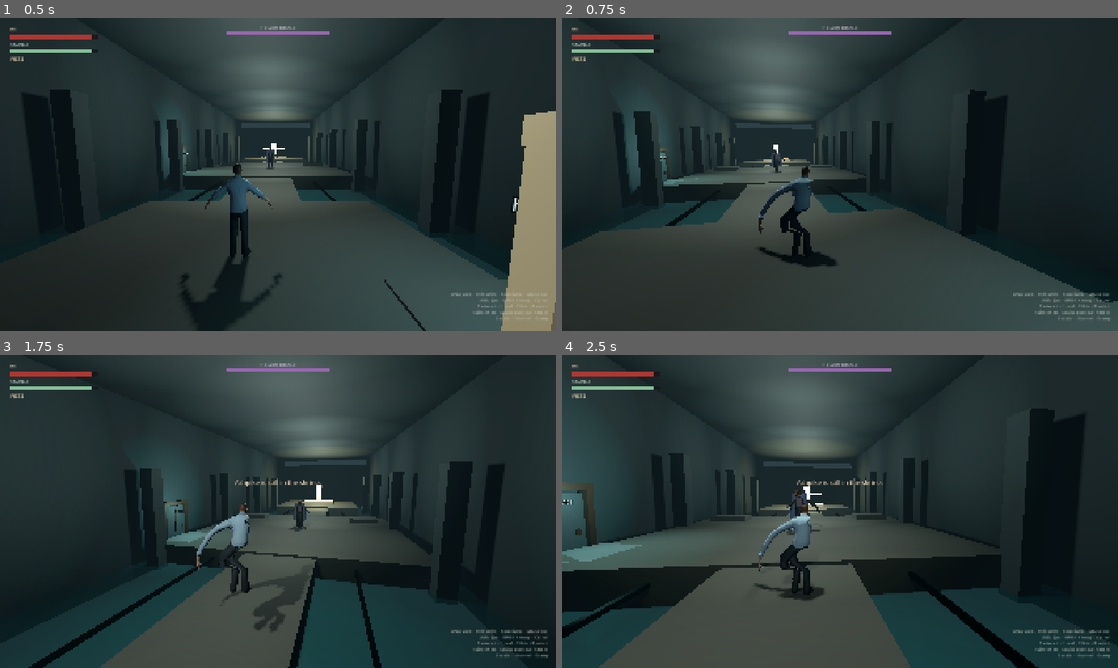
Above: before the commit, frames 1-4 (two rows, left to right).
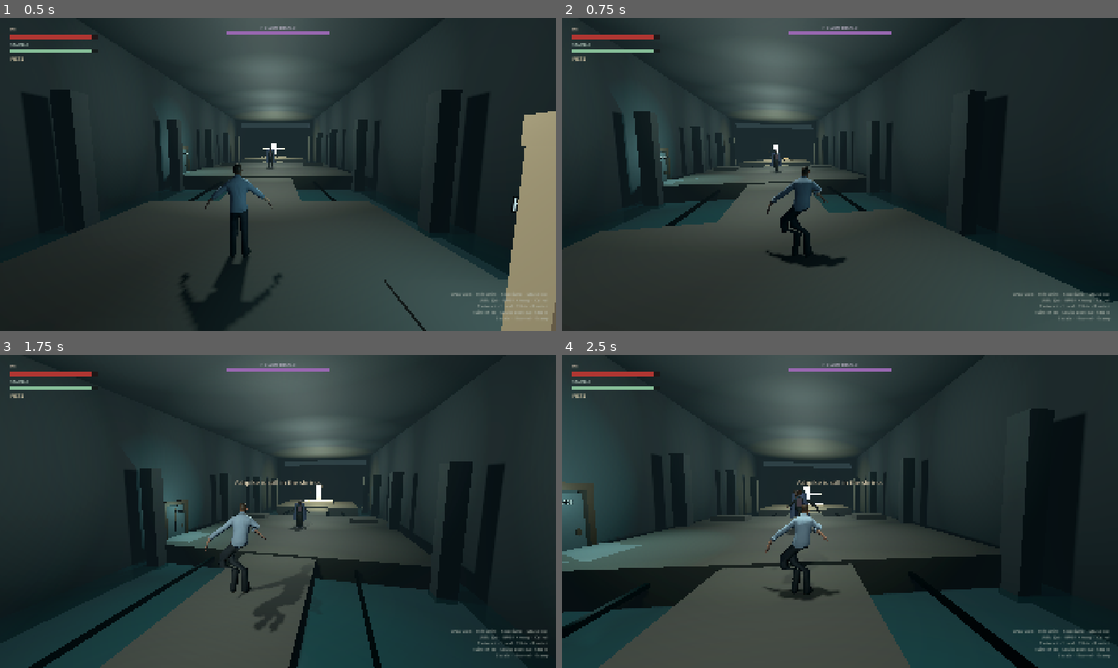
Above: after the commit, the same moments.

Repository: myat93/line7
Game: Godot game, scene res://main.tscn
Two runs of this game, one before a commit and one after it. Both use one fixed random seed, a clock stepped at 60 frames per second and the inputs below.
Inputs (mouse positions are in pixels of both pictures, inside the frame that each line leads up to):
- Up to frame 1 (0.5 s): no input
- Up to frame 2 (0.75 s): tap Enter at 0.5 s; move the mouse to (867, 174) at 0.52 s; hold W (move_forward) from 0.53 s (still down); hold Ctrl (roll) from 0.53 s (still down); click (867, 174) at 0.67 s
- Up to frame 3 (1.75 s): keep holding W (move_forward); tap Space (jump) at 0.77, 1.52 s; move the mouse to (250, 511) at 1.27 s; release Ctrl (roll) at 1.28 s; tap 1 (bind_ashpike) at 1.35 s; tap Ctrl (roll) at 1.55 s
- Up to frame 4 (2.5 s): keep holding W (move_forward); move the mouse to (851, 505) at 2.02 s; hold 2 (bind_fists) from 2.03 s (still down); tap Ctrl (roll) at 2.3 s

Frame 1 is identical in both runs. In frame 2, 0.3% of the frame differs, in the area x 35-51%, y 52-79%; in frame 3, 0.3%, in the area x 35-49%, y 51-79%; in frame 4, 0.3%.

Commit message:
Restore modest sprint hip lean so the torso still reads forward.
Co-authored-by: myat93 <myat93@users.noreply.github.com>

Diff:
--- a/characters/he/he.gd
+++ b/characters/he/he.gd
@@ -479,9 +479,10 @@
 	## Modest extras only — large ones stretch the 100×-IBM skin.
 	_pose_idle()
 	var swing := sin(_stride)
-	_part_rot("Torso", Vector3(0.0, swing * 0.04, -0.14))
+	_part_rot("Hips", Vector3(0.0, 0.0, -0.08))
+	_part_rot("Torso", Vector3(0.0, swing * 0.04, -0.16))
 	_part_rot("Head", Vector3(0.05, 0.0, 0.0))
-	## No hip roll / arm extras — those pulled the IBM sleeve across the back.
+	## No arm extras — those pulled the IBM sleeve across the back.
 	_part_rot("L_Thigh", Vector3(swing * 0.42, 0.0, 0.0))
 	_part_rot("R_Thigh", Vector3(-swing * 0.42, 0.0, 0.0))
 	_part_rot("L_Shin", Vector3(maxf(-swing, 0.0) * 0.40, 0.0, 0.0))
@@ -551,10 +552,8 @@
 	_part_rot("R_Thigh", Vector3(-0.44, 0.0, -0.05) * tuck)
 	_part_rot("L_Shin", Vector3(0.48, 0.0, 0.0) * tuck)
 	_part_rot("R_Shin", Vector3(0.46, 0.0, 0.0) * tuck)
-	_part_rot("L_UpperArm", Vector3(0.28, 0.16, 0.14) * tuck)
-	_part_rot("R_UpperArm", Vector3(0.28, -0.16, -0.14) * tuck)
-	_part_rot("L_Forearm", Vector3(0.28, 0.0, 0.0) * tuck)
-	_part_rot("R_Forearm", Vector3(0.28, 0.0, 0.0) * tuck)
+	_part_rot("L_Forearm", Vector3(0.18, 0.0, 0.0) * tuck)
+	_part_rot("R_Forearm", Vector3(0.18, 0.0, 0.0) * tuck)
 
 
 func _pose_jump() -> void:
